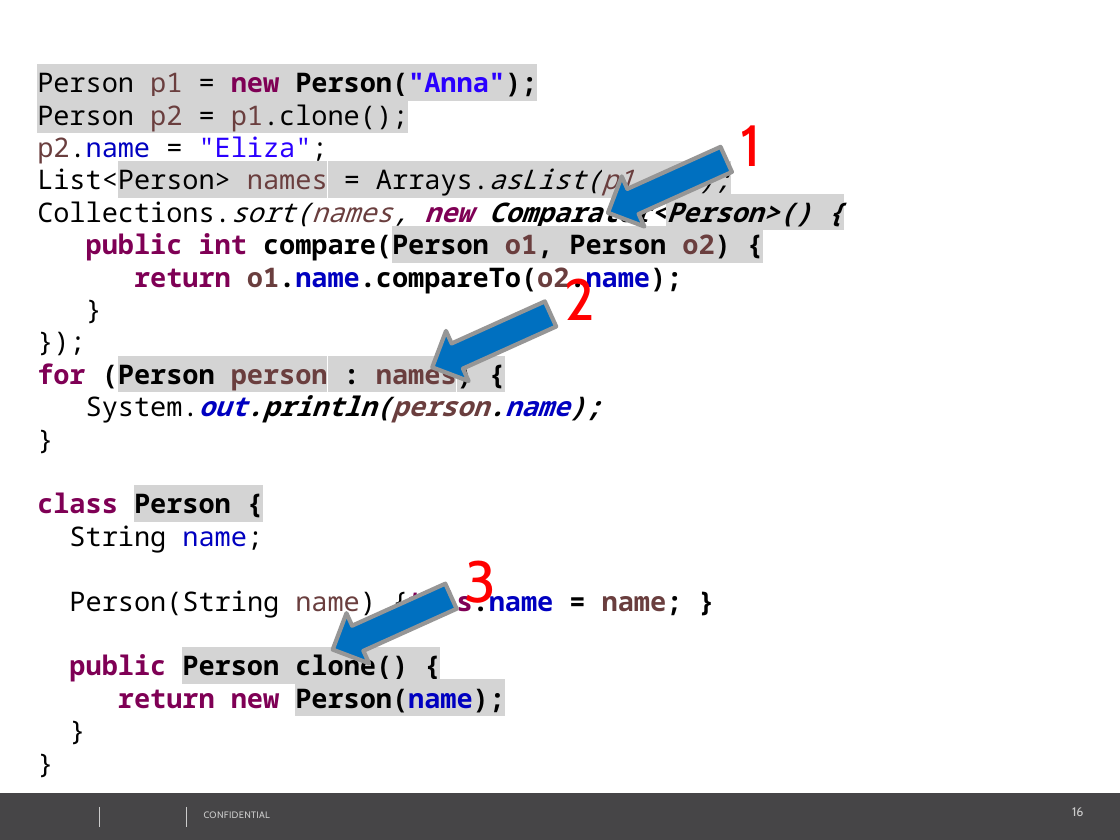
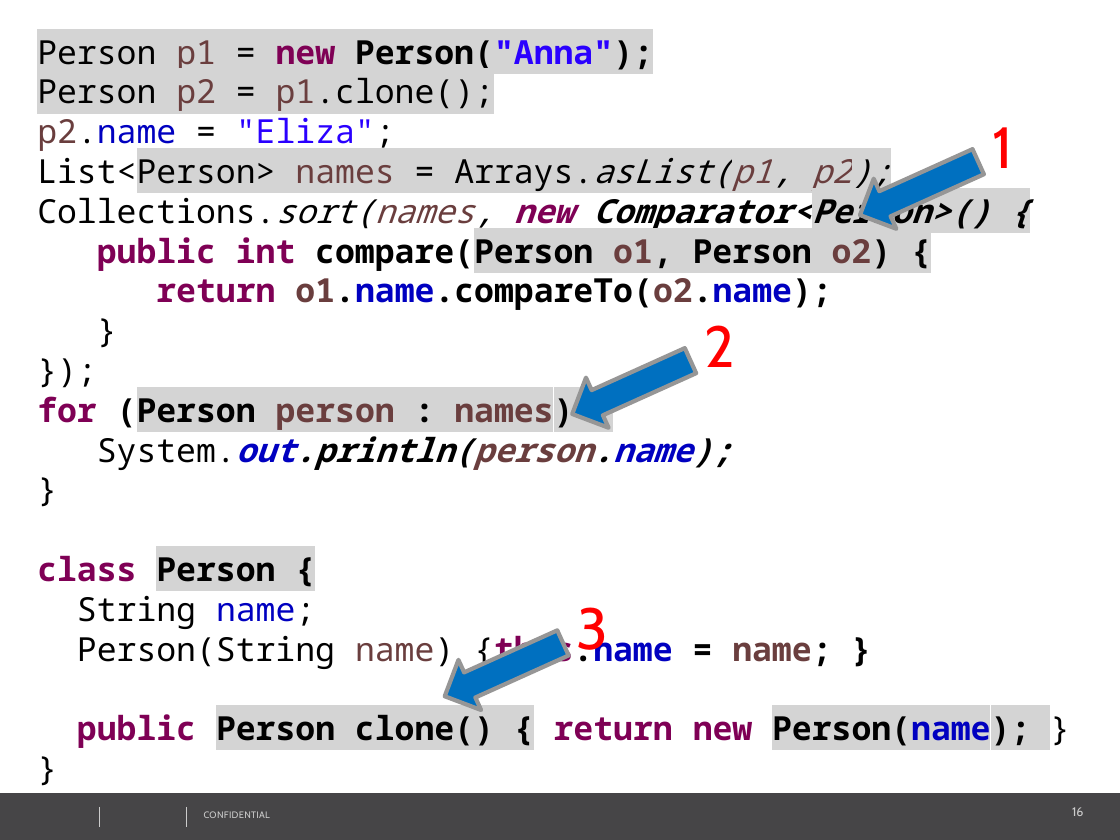
Before and after one commit to vitali-kviatkouski/personal, a slide deck: slide 16 of DesignPatternsQuizFinal.pptx. Drawn at 1120x840 pixels with LibreOffice and Linux fonts; fonts in the diff are those of the drawing; background and template pictures are left out. Boxes give left, top, right and bottom in pixels: in the first picture for what was removed or moved away, otherwise in the second. Text is boxed around its words. In the diff, an @@ line names an element or a change of style, - is before the commit and + after.

Commit message:
Final version of design patterns quiz

```diff
--- a/DesignPatternsQuizFinal.pptx
+++ b/DesignPatternsQuizFinal.pptx
@@ text at <box>37,40,1030,749</box>: paragraph removed @@
-}
@@ text "Person p1 = new Person("Anna");": place and size @@
-text "Person p1 = new Person("Anna");" at <box>37,72,812,713</box>
+text "Person p1 = new Person("Anna");" at <box>37,40,1030,749</box>
@@ text at <box>37,40,990,670</box>: size 13 to 16 pt in "Person p1 = new Person("Anna");", "Person p2 = p1.clone();", "p2.name = "Eliza";", "List<Person> names = Arrays.asList(p1, p2);" and 12 more places @@
@@ text "1": place and size @@
-text "1" at <box>740,125,761,166</box>
+text "1" at <box>992,127,1013,168</box>
@@ down arrow: place and size @@
-down arrow at <box>596,134,737,238</box>
+down arrow at <box>849,137,990,241</box>
@@ text "2" rewrapped from <box>564,272,594,320</box> to <box>704,325,734,367</box> @@
@@ down arrow: place and size @@
-down arrow at <box>421,289,563,393</box>
+down arrow at <box>560,336,702,439</box>
@@ text "3": place and size @@
-text "3" at <box>465,560,497,612</box>
+text "3" at <box>577,607,609,662</box>
@@ down arrow: place and size @@
-down arrow at <box>321,572,463,675</box>
+down arrow at <box>433,618,575,722</box>
@@ text at <box>77,709,1030,749</box>: text changed; size 13 to 16 pt @@
-public Person clone() {
-return new Person(name);
+public Person clone() { return new Person(name); }
```
Also in this commit, not shown: 13 other slides changed, 2 slides added.
